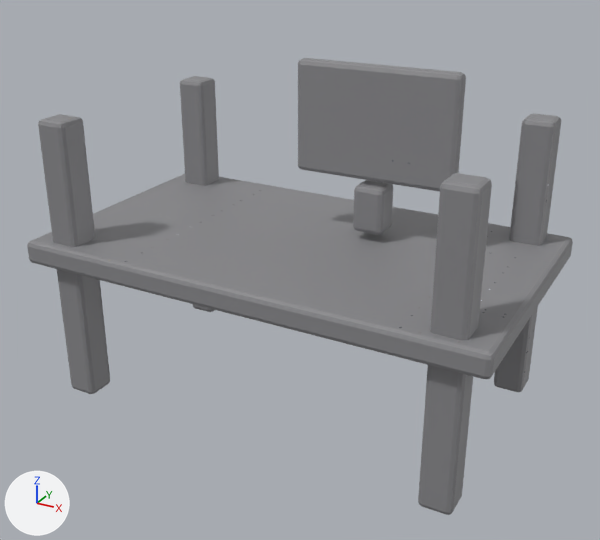
One commit to the FBX model unity/Assets/Art/BlenderBaked/prop-desk/mesh_prop-desk.fbx: the scene before it, then after it.
Both versions are drawn from a camera (50 mm lens) standing at (0.941, -1.719, 1.573) and looking at (0.019, -0.042, 0.734). The axes (+X, +Y, +Z) are drawn at lower left. The lights are the same throughout. The older version comes first. Where no turn or scale is listed for an object, it has been applied to the vertices.

Names of what the first picture shows: 'mesh_prop-desk'.
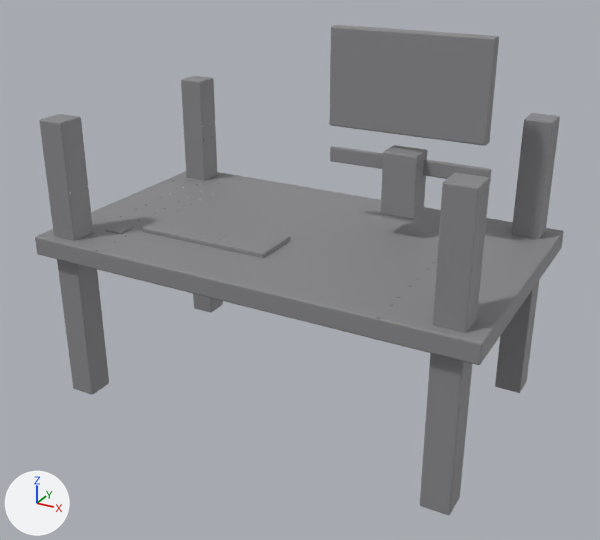
Pixel boxes [x1, y1, x2, y2] of what changed, in the pictures (600 x 540 px):
```json
{"object": "mesh_prop-desk", "change": "reshaped", "before": [27, 58, 573, 515], "after": [35, 25, 564, 515], "on screen": "7% taller"}
{"part": 1, "of": "me_prop_desk", "change": "rebuilt", "before": [27, 174, 573, 379], "after": [35, 171, 564, 365]}
{"part": 2, "of": "me_prop_desk", "change": "rebuilt", "before": [418, 173, 492, 515], "after": [420, 172, 490, 515]}
{"part": 3, "of": "me_prop_desk", "change": "rebuilt", "before": [38, 114, 110, 394], "after": [39, 114, 109, 395]}
{"part": 4, "of": "me_prop_desk", "change": "rebuilt", "before": [494, 113, 561, 392], "after": [495, 113, 560, 393]}
{"part": 5, "of": "me_prop_desk", "change": "rebuilt", "before": [180, 76, 219, 312], "after": [181, 76, 223, 313]}
{"part": 6, "of": "me_prop_desk", "change": "added", "after": [142, 213, 290, 258]}
{"part": 7, "of": "me_prop_desk", "change": "added", "after": [381, 145, 428, 219]}
{"part": 8, "of": "me_prop_desk", "change": "added", "after": [329, 25, 499, 146]}
{"part": 9, "of": "me_prop_desk", "change": "added", "after": [330, 146, 492, 181]}
{"part": 10, "of": "me_prop_desk", "change": "added", "after": [106, 224, 133, 234]}
{"part": 11, "of": "me_prop_desk", "change": "deleted", "before": [353, 180, 393, 235]}
{"part": 12, "of": "me_prop_desk", "change": "deleted", "before": [298, 58, 466, 192]}
```

The change, as JSON lines over the scene's bpy script:
```json
{"block": "me_prop_desk", "where": "# used by ob_mesh_prop_desk; location = (0.0, 0.0, 0.0)"}
{"op": "remove", "block": "me_prop_desk", "code": "me_prop_desk.from_pydata(...)  # 392 vertices, 378 faces; spans x -0.6..0.6, y -0.35..0.35, z 0.37..1.23"}
{"op": "add", "block": "me_prop_desk", "code": "me_prop_desk.from_pydata(...)  # 616 vertices, 594 faces; spans x -0.575..0.575, y -0.34..0.34, z 0.37..1.31"}
{"block": "me_prop_desk", "change": "me_prop_desk part 1: the loose piece of 56 vertices spanning x -0.6..0.6, y -0.35..0.35, z 0.74..0.8 is rebuilt with 56 vertices and now spans x -0.575..0.575, y -0.34..0.34, z 0.765..0.815"}
{"block": "me_prop_desk", "change": "me_prop_desk part 2: the loose piece of 56 vertices spanning x 0.46..0.54, y -0.32..-0.24, z 0.37..1.11 is rebuilt with 56 vertices and now spans x 0.465..0.535, y -0.315..-0.245, z 0.37..1.11"}
{"block": "me_prop_desk", "change": "me_prop_desk part 3: the loose piece of 56 vertices spanning x -0.54..-0.46, y -0.32..-0.24, z 0.37..1.11 is rebuilt with 56 vertices and now spans x -0.535..-0.465, y -0.315..-0.245, z 0.37..1.11"}
{"block": "me_prop_desk", "change": "me_prop_desk part 4: the loose piece of 56 vertices spanning x 0.46..0.54, y 0.24..0.32, z 0.37..1.11 is rebuilt with 56 vertices and now spans x 0.465..0.535, y 0.245..0.315, z 0.37..1.11"}
{"block": "me_prop_desk", "change": "me_prop_desk part 5: the loose piece of 56 vertices spanning x -0.54..-0.46, y 0.24..0.32, z 0.37..1.11 is rebuilt with 56 vertices and now spans x -0.535..-0.465, y 0.245..0.315, z 0.37..1.11"}
{"block": "me_prop_desk", "change": "me_prop_desk part 6: a new loose piece of 56 vertices spanning x -0.36..0.0, y -0.185..-0.055, z 0.802..0.827, in mat_m_prop_desk (picture img_mesh_prop_desk_basecolor_png)"}
{"block": "me_prop_desk", "change": "me_prop_desk part 7: a new loose piece of 56 vertices spanning x 0.175..0.265, y 0.085..0.155, z 0.87..1.03, in mat_m_prop_desk (picture img_mesh_prop_desk_basecolor_png)"}
{"block": "me_prop_desk", "change": "me_prop_desk part 8: a new loose piece of 56 vertices spanning x 0.02..0.42, y 0.104..0.136, z 1.07..1.31, in mat_m_prop_desk (picture img_mesh_prop_desk_basecolor_png)"}
{"block": "me_prop_desk", "change": "me_prop_desk part 9: a new loose piece of 56 vertices spanning x 0.01..0.43, y 0.13..0.14, z 0.97..1.01, in mat_m_prop_desk (picture img_mesh_prop_desk_basecolor_png)"}
{"block": "me_prop_desk", "change": "me_prop_desk part 10: a new loose piece of 56 vertices spanning x -0.445..-0.395, y -0.225..-0.175, z 0.8..0.82, in mat_m_prop_desk (picture img_mesh_prop_desk_basecolor_png)"}
{"block": "me_prop_desk", "change": "me_prop_desk part 11: the loose piece of 56 vertices spanning x 0.11..0.19, y 0.06..0.14, z 0.82..0.94 is deleted"}
{"block": "me_prop_desk", "change": "me_prop_desk part 12"}
{"block": "me_prop_desk", "change": "56 vertices are removed from x -0.06..0.36, y 0.08..0.12, z 0.95..1.23"}
{"block": "me_prop_desk", "change": "54 faces are deleted"}
{"block": "me_prop_desk", "change": "other edits to the shape of me_prop_desk do not show in these pictures"}
```
